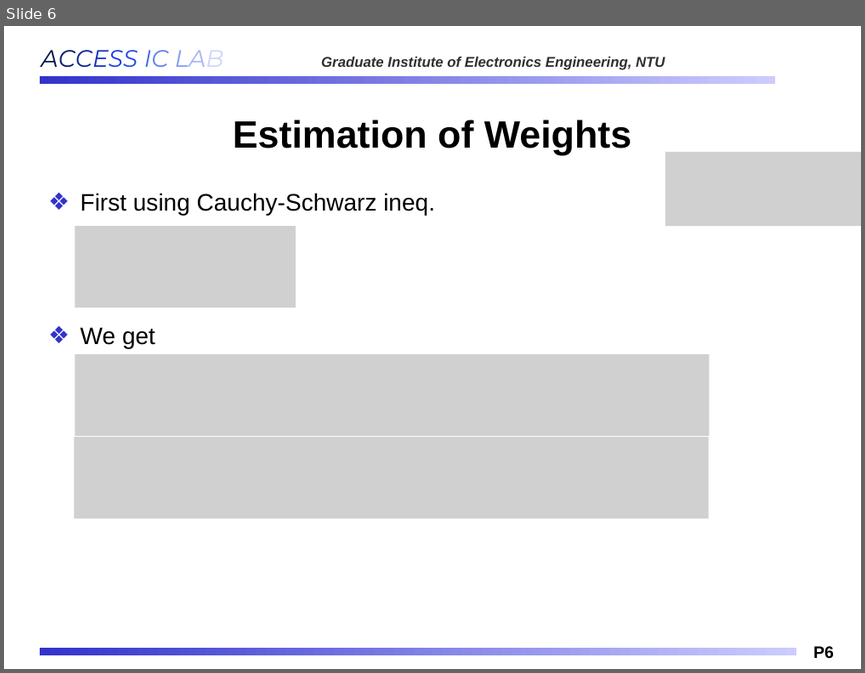
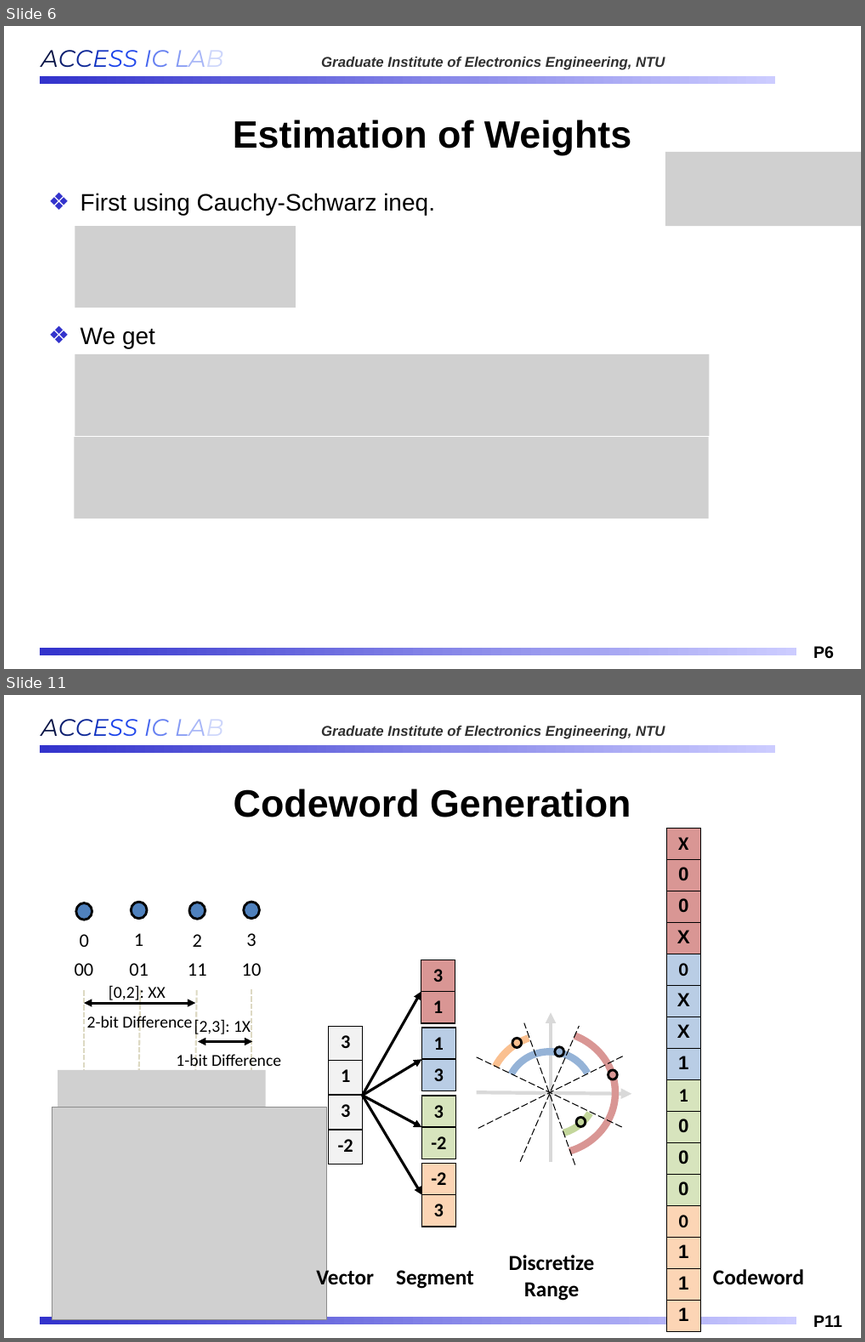
Before and after one commit to Oniontow/AndyWu_Project, a slide deck: ppt_mxic/MXIC_20260223.pptx. Shown one above the other, each under a label of ours: slide 6 before the commit, slides 6 and 11 after it; the slides between them are not shown. The pictures are 865x673 and 865x1342 pixels, drawn with LibreOffice and Linux fonts; fonts in the diff are those of the drawing; grey boxes stand for pictures; background and template pictures are left out. Boxes give left, top, right and bottom in pixels: in the first picture for what was removed or moved away, otherwise in the second. Text is boxed around its words. In the diff, an @@ line names an element or a change of style, - is before the commit and + after.

```diff
--- a/ppt_mxic/MXIC_20260223.pptx
+++ b/ppt_mxic/MXIC_20260223.pptx
@@ slide 11 added at (4, 695, 861, 1338), background #FFFFFF; not listed: 4 template elements that a slide beside it also shows @@
@@ title added at (234, 789, 630, 817), 32 pt, text #000000, bold @@
+Codeword Generation
@@ table added at (666, 828, 699, 1331), 16 rows, 1 columns @@
+X
+0
+0
+X
+0
+X
+X
+1
+1
+0
+0
+0
+0
+1
+1
+1
@@ group added at (76, 902, 259, 1077): 4 lines, 4 ellipses, 4 texts @@
+0
+1
+2
+3
@@ text added at (75, 963, 94, 975), 16 pt, text #000000 @@
+00
@@ text added at (129, 963, 148, 975), 16 pt, text #000000 @@
+01
@@ text added at (188, 963, 207, 975), 16 pt, text #000000 @@
+11
@@ text added at (242, 963, 262, 975), 16 pt, text #000000 @@
+10
@@ table added at (421, 959, 454, 1023), 2 rows, 1 columns @@
+3
+1
@@ text added at (109, 985, 165, 1003), 14 pt, text #000000 @@
+[0,2]: XX
@@ arrow added from (362, 1095) to (421, 992), #000000 2.25 pt @@
@@ double arrow added from (84, 1003) to (195, 1003), #000000 2.25 pt @@
@@ text added at (87, 1014, 192, 1031), 14 pt, text #000000 @@
+2-bit Difference
@@ text added at (194, 1019, 250, 1037), 14 pt, text #000000 @@
+[2,3]: 1X
@@ table added at (329, 1026, 362, 1163), 4 rows, 1 columns @@
+3
+1
+3
+-2
@@ text added at (176, 1051, 281, 1070), 14 pt, text #000000 @@
+1-bit Difference
@@ double arrow added from (198, 1041) to (252, 1041), #000000 2.25 pt @@
@@ table added at (422, 1027, 455, 1091), 2 rows, 1 columns @@
+1
+3
@@ group added at (476, 1012, 631, 1164): 4 arc (boxed as its full ellipse)s, 4 lines, 4 ellipses, 2 arrows @@
@@ picture added at (58, 1069, 266, 1111) @@
@@ arrow added from (362, 1095) to (422, 1059), #000000 2.25 pt @@
@@ arrow added from (362, 1095) to (422, 1127), #000000 2.25 pt @@
@@ arrow added from (362, 1095) to (422, 1195), #000000 2.25 pt @@
@@ table added at (422, 1095, 455, 1158), 2 rows, 1 columns @@
+3
+-2
@@ picture added at (52, 1107, 327, 1320) @@
@@ table added at (422, 1163, 455, 1226), 2 rows, 1 columns @@
+-2
+3
@@ text added at (509, 1254, 595, 1300), 18 pt, text #000000, bold @@
+Discretize
+Range
@@ text added at (316, 1266, 374, 1289), 18 pt, text #000000, bold @@
+Vector
@@ text added at (396, 1270, 474, 1288), 18 pt, text #000000, bold @@
+Segment
@@ text added at (713, 1269, 804, 1284), 18 pt, text #000000, bold @@
+Codeword
```
Also in this commit, not shown: 3 slides changed, 2 other slides added.
